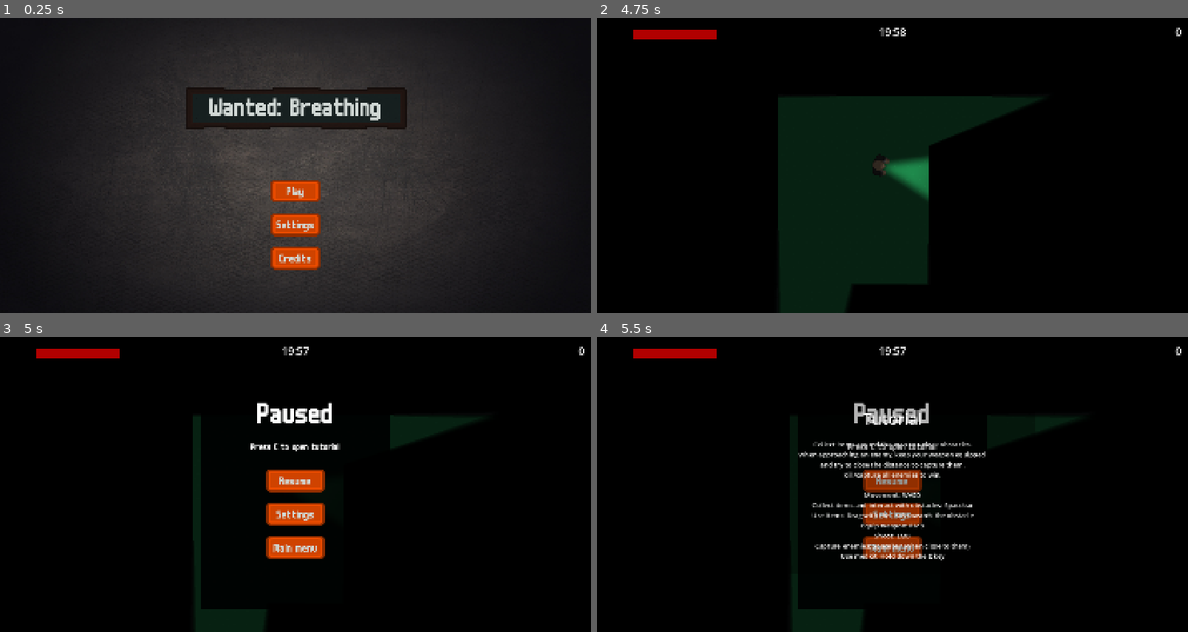
Above: before the commit, frames 1-4 (two rows, left to right).
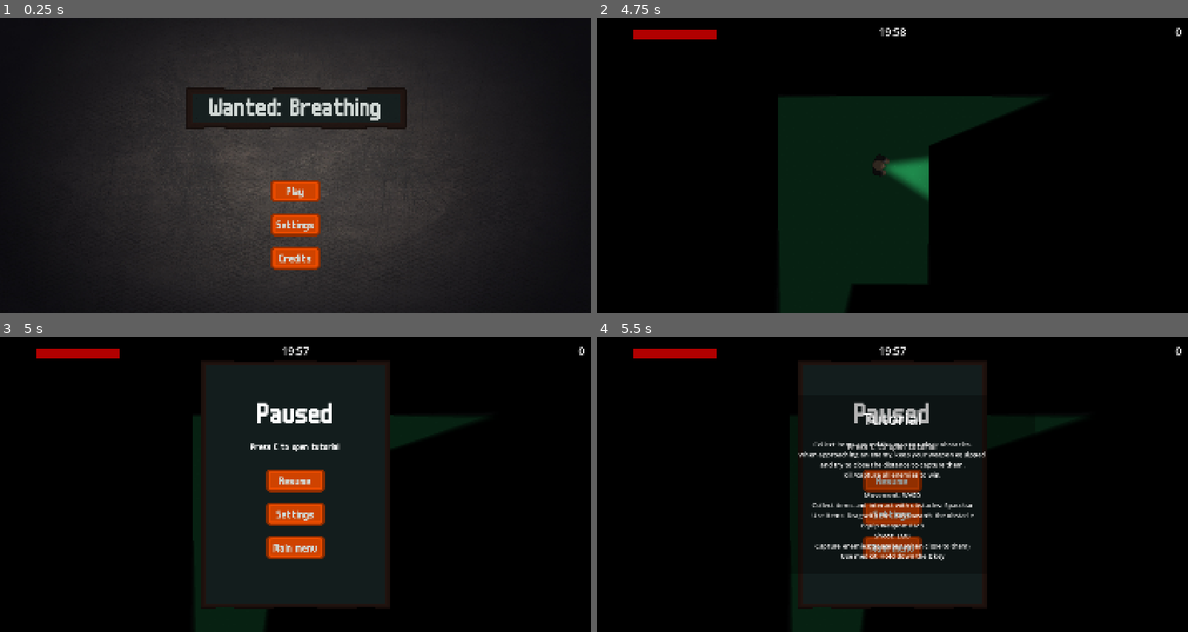
Above: after the commit, the same moments.

Repository: AltairGameStudio/Godot-Wild-Jam-93-Team-1
Game: Godot game, scene res://scenes/main_menu.tscn
Same seed, same stepped clock (60 frames per second), same inputs: the game is played once before the commit and once after it. The engine's default icon, where the game draws it, is replaced by a stand-in: a white triangle on a blue panel in a dark square. Sound files missing from this copy of the repository are replaced by a short silence.
Inputs (mouse positions are in pixels of both pictures, inside the frame that each line leads up to):
- Up to frame 1 (0.25 s): no input
- Up to frame 2 (4.75 s): click "Play" at 0.5 s; tap Enter (ui_accept) at 1.25, 1.52, 4.52 s; move the mouse to (1022, 150) at 1.27 s; hold D (ui_right) 1.28-2 s; hold Right mouse button (equip) 1.28-2 s; click (1022, 150) at 1.42 s; tap C (open_controls) every 0.75 s from 2 to 4.25 s; drag from (774, 180) to (916, 162) at 2.02 s; move the mouse to (951, 100) at 2.77 s; hold D (ui_right) 2.78-3.5 s; hold Space (interact) 2.78-3.5 s; drag from (862, 224) to (715, 121) at 3.52 s; move the mouse to (1069, 209) at 4.27 s; press the mouse at (1069, 209) at 4.28 s; hold A (ui_left) from 4.28 s (still down)
- Up to frame 3 (5 s): keep holding A (ui_left); tap Escape (pause) at 4.9 s
- Up to frame 4 (5.5 s): release A (ui_left) at 5 s; release the mouse at (1069, 528) at 5 s; tap C (open_controls) at 5 s; drag from (715, 440) to (892, 487) at 5.02 s

Frames 1-2 are identical in both runs. In frame 3, 23% of the frame differs, in the area x 34-66%, y 8-93%; in frame 4, 7.2%.

Commit message:
Stylize settings screen

Diff:
--- a/scenes/pause_menu.tscn
+++ b/scenes/pause_menu.tscn
@@ -2,6 +2,7 @@
 
 [ext_resource type="Script" uid="uid://clshnwdsgaep7" path="res://scripts/pause_menu.gd" id="1_myx47"]
 [ext_resource type="FontFile" uid="uid://bkjxav41bwaqg" path="res://assets/ui/m6x11plus.ttf" id="2_5d2l8"]
+[ext_resource type="Texture2D" uid="uid://cqbjf5fpotdh5" path="res://assets/ui/banner_modern.png" id="2_7l7mv"]
 [ext_resource type="PackedScene" uid="uid://lepbs7dswgrj" path="res://scenes/settings_screen.tscn" id="2_kukqi"]
 [ext_resource type="Texture2D" uid="uid://cyw0e3khsmr6k" path="res://assets/ui/button_red.png" id="3_7l7mv"]
 
@@ -29,7 +30,8 @@
 grow_vertical = 2
 script = ExtResource("1_myx47")
 
-[node name="ColorRect" type="ColorRect" parent="." unique_id=1682234798]
+[node name="ColorRect" type="NinePatchRect" parent="." unique_id=1039731166]
+self_modulate = Color(0.12941177, 0.16862746, 0.14901961, 1)
 layout_mode = 1
 anchors_preset = -1
 anchor_left = 0.35
@@ -42,7 +44,11 @@
 offset_bottom = 20.0
 grow_horizontal = 2
 grow_vertical = 2
-color = Color(0, 0, 0, 0.8980392)
+texture = ExtResource("2_7l7mv")
+patch_margin_left = 29
+patch_margin_top = 29
+patch_margin_right = 29
+patch_margin_bottom = 29
 
 [node name="PauseLabel" type="Label" parent="." unique_id=1701533708]
 layout_mode = 1
--- a/scenes/settings_screen.tscn
+++ b/scenes/settings_screen.tscn
@@ -1,15 +1,35 @@
 [gd_scene format=3 uid="uid://lepbs7dswgrj"]
 
+[ext_resource type="Texture2D" uid="uid://cqbjf5fpotdh5" path="res://assets/ui/banner_modern.png" id="1_n20dh"]
 [ext_resource type="Script" uid="uid://dfn1lsb4inhte" path="res://scripts/settings_screen.gd" id="1_srqes"]
 [ext_resource type="AudioStream" uid="uid://bcypfm8fjy2xr" path="res://assets/sfx/click.mp3" id="2_assm4"]
+[ext_resource type="FontFile" uid="uid://bkjxav41bwaqg" path="res://assets/ui/m6x11plus.ttf" id="2_pt01f"]
+[ext_resource type="Texture2D" uid="uid://cyw0e3khsmr6k" path="res://assets/ui/button_red.png" id="3_n20dh"]
 
-[node name="SettingsScreen" type="ColorRect" unique_id=758672754]
+[sub_resource type="StyleBoxTexture" id="StyleBoxTexture_7q1qo"]
+texture = ExtResource("3_n20dh")
+modulate_color = Color(1, 0.7176471, 0, 1)
+
+[sub_resource type="StyleBoxTexture" id="StyleBoxTexture_t5s44"]
+texture = ExtResource("3_n20dh")
+modulate_color = Color(0.6149049, 0.10371773, 0.10371773, 1)
+
+[sub_resource type="StyleBoxTexture" id="StyleBoxTexture_hbblf"]
+texture = ExtResource("3_n20dh")
+modulate_color = Color(0.8392157, 0.15686275, 0.15686275, 1)
+
+[node name="SettingsScreen" type="NinePatchRect" unique_id=1284784896]
+self_modulate = Color(0.12941177, 0.16862746, 0.14901961, 1)
 anchors_preset = -1
 anchor_left = 0.25
 anchor_top = 0.1
 anchor_right = 0.75
 anchor_bottom = 0.9
-color = Color(0.19607843, 0.19607843, 0.19607843, 1)
+texture = ExtResource("1_n20dh")
+patch_margin_left = 29
+patch_margin_top = 29
+patch_margin_right = 29
+patch_margin_bottom = 29
 script = ExtResource("1_srqes")
 
 [node name="GridContainer" type="GridContainer" parent="." unique_id=345318632]
@@ -17,10 +37,10 @@
 anchors_preset = -1
 anchor_right = 1.0
 anchor_bottom = 1.0
-offset_left = 50.0
-offset_top = 50.0
-offset_right = -50.0
-offset_bottom = -50.0
+offset_left = 100.0
+offset_top = 100.0
+offset_right = -100.0
+offset_bottom = -100.0
 grow_horizontal = 2
 grow_vertical = 2
 theme_override_constants/h_separation = 32
@@ -29,7 +49,8 @@
 
 [node name="SFXLabel" type="Label" parent="GridContainer" unique_id=2039602798]
 layout_mode = 2
-theme_override_font_sizes/font_size = 32
+theme_override_fonts/font = ExtResource("2_pt01f")
+theme_override_font_sizes/font_size = 48
 text = "Sound
 effects"
 horizontal_alignment = 1
@@ -45,7 +66,8 @@
 
 [node name="MusicLabel" type="Label" parent="GridContainer" unique_id=239025974]
 layout_mode = 2
-theme_override_font_sizes/font_size = 32
+theme_override_fonts/font = ExtResource("2_pt01f")
+theme_override_font_sizes/font_size = 48
 text = "Music"
 horizontal_alignment = 1
 vertical_alignment = 1
@@ -58,21 +80,29 @@
 step = 0.001
 ticks_on_borders = true
 
-[node name="SettingsBackButton" type="Button" parent="." unique_id=382880186]
+[node name="SettingsBackButton" type="Button" parent="." unique_id=1832484874]
+custom_minimum_size = Vector2(130, 70)
 layout_mode = 1
 anchors_preset = 7
 anchor_left = 0.5
 anchor_top = 1.0
 anchor_right = 0.5
 anchor_bottom = 1.0
-offset_left = -50.5
-offset_top = -78.0
-offset_right = 50.5
-offset_bottom = -25.0
+offset_left = -65.0
+offset_top = -120.0
+offset_right = 65.0
+offset_bottom = -50.0
 grow_horizontal = 2
 grow_vertical = 0
-theme_override_font_sizes/font_size = 32
+theme_override_colors/font_color = Color(0.81960785, 0.84705883, 0.8352941, 1)
+theme_override_fonts/font = ExtResource("2_pt01f")
+theme_override_font_sizes/font_size = 40
+theme_override_styles/normal = SubResource("StyleBoxTexture_7q1qo")
+theme_override_styles/pressed = SubResource("StyleBoxTexture_t5s44")
+theme_override_styles/hover = SubResource("StyleBoxTexture_hbblf")
 text = "Return"
+icon_alignment = 1
+expand_icon = true
 
 [node name="SFXPlayer" type="AudioStreamPlayer" parent="." unique_id=752606285]
 stream = ExtResource("2_assm4")
